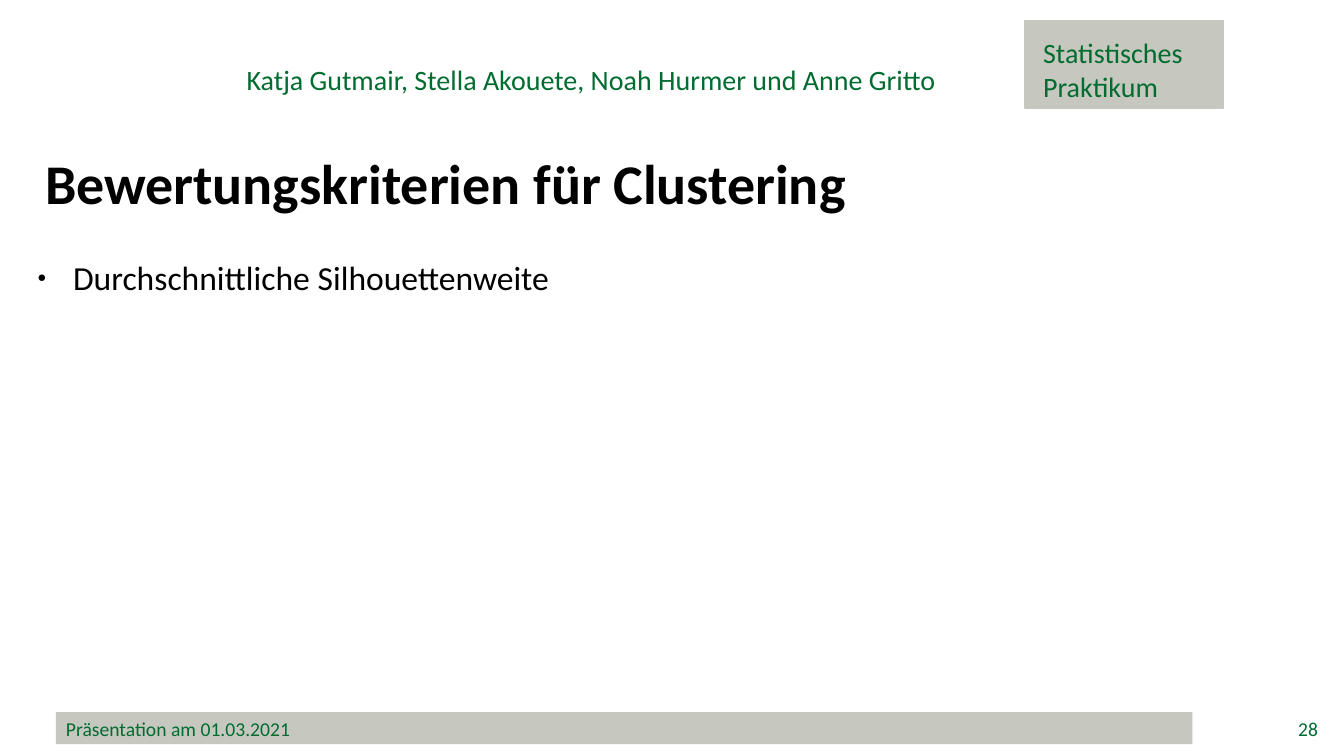
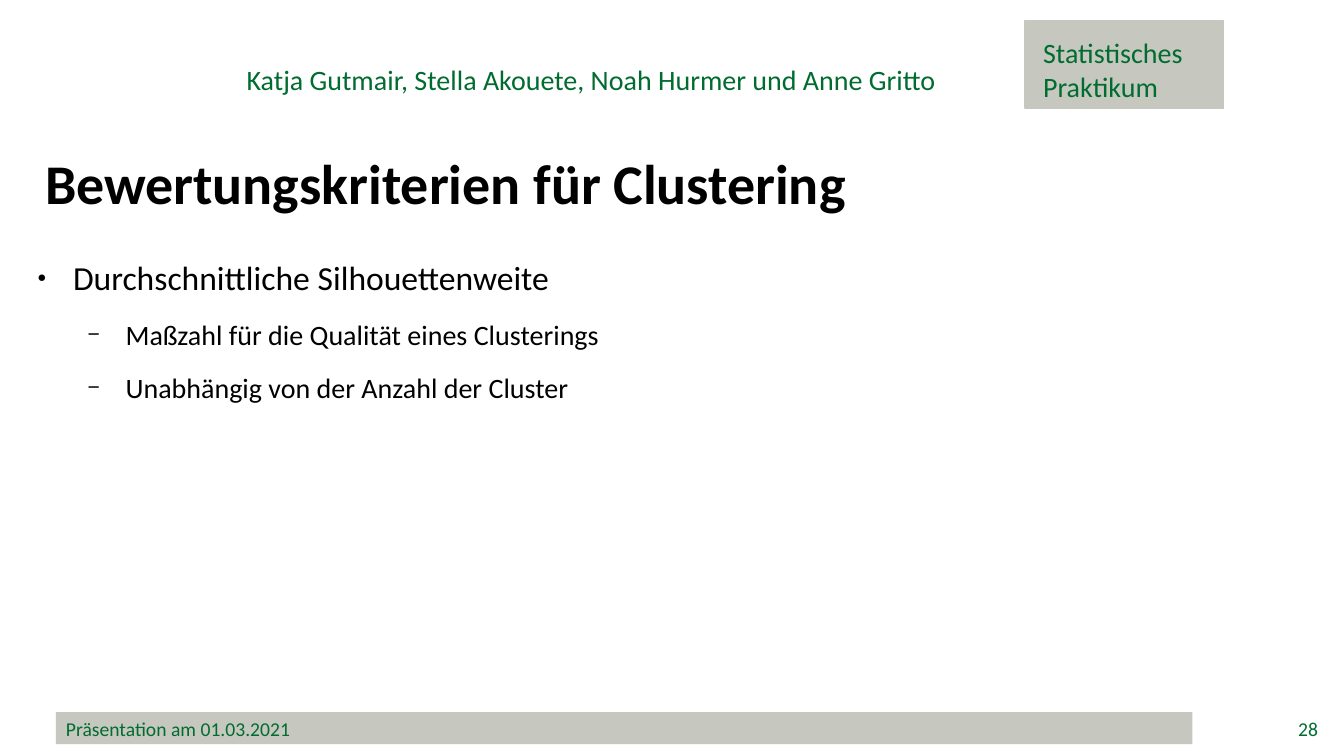
Before and after one commit to minimops/weatherFrog, a slide deck: slide 28 of documentation/ppt/Präsentation.pptx. Drawn at 1344x756 pixels with LibreOffice and Linux fonts; fonts in the diff are those of the drawing; background and template pictures are left out. Boxes give left, top, right and bottom in pixels: in the first picture for what was removed or moved away, otherwise in the second. Text is boxed around its words. In the diff, an @@ line names an element or a change of style, - is before the commit and + after.

```diff
--- a/documentation/ppt/Präsentation.pptx
+++ b/documentation/ppt/Präsentation.pptx
@@ text at (126, 325, 599, 403): paragraphs added @@
+  − Maßzahl für die Qualität eines Clusterings
+  − Unabhängig von der Anzahl der Cluster
```
Also in this commit, not shown: 4 other slides changed, 2 slides added, 1 other file.
